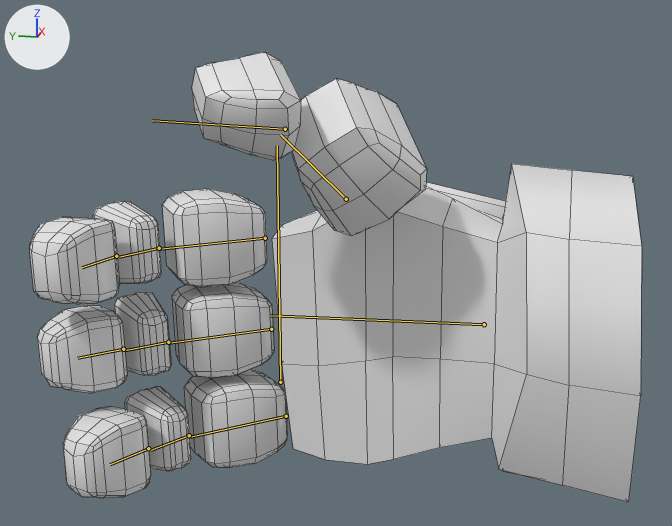
Two versions of the FBX model PFATAL/Assets/_Graph/Meshes/Chara/SMSH_RIG_Hand_Character.fbx, one commit apart.
Camera for both pictures: a 50 mm lens placed at (-0.52, -0.025, 0.14), pointed at (-0.136, 0.051, 0.044). The axes (+X, +Y, +Z) are drawn at upper left. The lights are the same throughout. The older version comes first. Both versions are drawn at frame 62 of the action 'Hand|additive_idle'; the numbers are the values there. The bones that bend it are drawn over the model as lines. Mesh edges are drawn as thin lines.

In view in the first picture: 'msh_hand_character'.
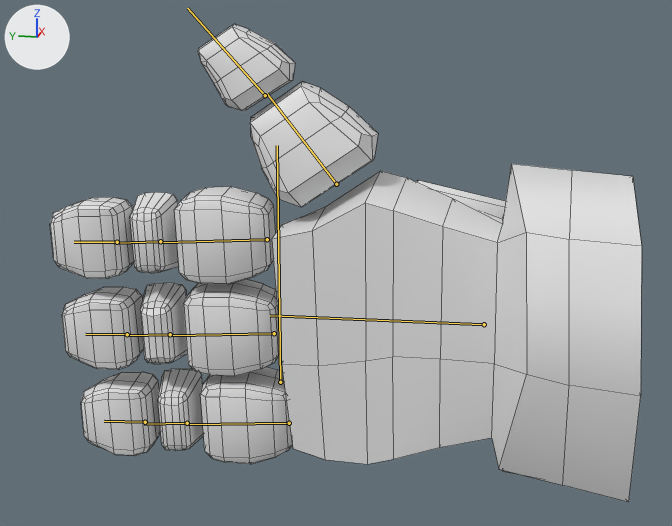
Pixel boxes (x1, y1, x2, y2) of what changed, in the pictures (672 x 526 px):
'msh_hand_character', posed (6% taller)
    before: (29, 53, 642, 502)
    after: (50, 24, 642, 502)
bone 'Thumb_01', root to tip
    before: (346, 199) to (280, 134)
    after: (336, 184) to (267, 93)
bone 'Thumb_02', root to tip
    before: (285, 129) to (152, 120)
    after: (265, 95) to (187, 8)
bone 'Finger01.01', root to tip
    before: (265, 238) to (159, 249)
    after: (267, 239) to (160, 242)
bone 'Finger01.02', root to tip
    before: (159, 248) to (119, 257)
    after: (160, 241) to (115, 243)
bone 'Finger01.03', root to tip
    before: (116, 256) to (82, 267)
    after: (117, 242) to (74, 242)
bone 'Finger02.01', root to tip
    before: (271, 329) to (169, 343)
    after: (274, 333) to (169, 335)
bone 'Finger02.02', root to tip
    before: (168, 342) to (124, 350)
    after: (170, 334) to (126, 335)
bone 'Finger02.03', root to tip
    before: (123, 349) to (77, 358)
    after: (127, 334) to (85, 334)
bone 'Finger03.01', root to tip
    before: (286, 416) to (190, 437)
    after: (289, 423) to (186, 424)
bone 'Finger03.02', root to tip
    before: (189, 435) to (151, 450)
    after: (187, 423) to (144, 424)
bone 'Finger03.03', root to tip
    before: (148, 448) to (110, 464)
    after: (145, 422) to (104, 421)

What the commit changed:
Bone 'Thumb_01' (bone_thumb_01) moves from (-0.0187, -0.0063, 0.0033) to (0.0, 0.0, 0.0).
Bone 'Thumb_01' (bone_thumb_01) turns from (-12, -100, 55) to (0, 0, 0) degrees about its own x, y and z.
Bone 'Thumb_02' (bone_thumb_02) turns from (0, 0, 45) to (0, 0, 0) degrees about its own x, y and z.
Bone 'Finger01.01' (bone_finger01_01) moves from (0.0131, 0.0027, -0.0018) to (0.0, 0.0, 0.0).
Bone 'Finger01.01' (bone_finger01_01) turns from (0, -1, 23) to (0, 0, 0) degrees about its own x, y and z.
Bone 'Finger01.02' (bone_finger01_02) turns from (0, 0, 23) to (0, 0, 0) degrees about its own x, y and z.
Bone 'Finger01.03' (bone_finger01_03) turns from (0, 0, 23) to (0, 0, 0) degrees about its own x, y and z.
Bone 'Finger02.01' (bone_finger02_01) moves from (0.0131, 0.0027, -0.0018) to (0.0, 0.0, 0.0).
Bone 'Finger02.01' (bone_finger02_01) turns from (0, 0, 23) to (0, 0, 0) degrees about its own x, y and z.
Bone 'Finger02.02' (bone_finger02_02) turns from (0, 0, 9) to (0, 0, 0) degrees about its own x, y and z.
Bone 'Finger02.03' (bone_finger02_03) turns from (0, 0, 8) to (0, 0, 0) degrees about its own x, y and z.
Bone 'Finger03.01' (bone_finger03_01) moves from (0.0131, 0.0027, -0.0018) to (0.0, 0.0, 0.0).
Bone 'Finger03.01' (bone_finger03_01) turns from (0, 0, 30) to (0, 0, 0) degrees about its own x, y and z.
Bone 'Finger03.02' (bone_finger03_02) turns from (0, 0, 16) to (0, 0, 0) degrees about its own x, y and z.
Bone 'Finger03.03' (bone_finger03_03) turns from (0, 0, 11) to (0, 0, 0) degrees about its own x, y and z.
